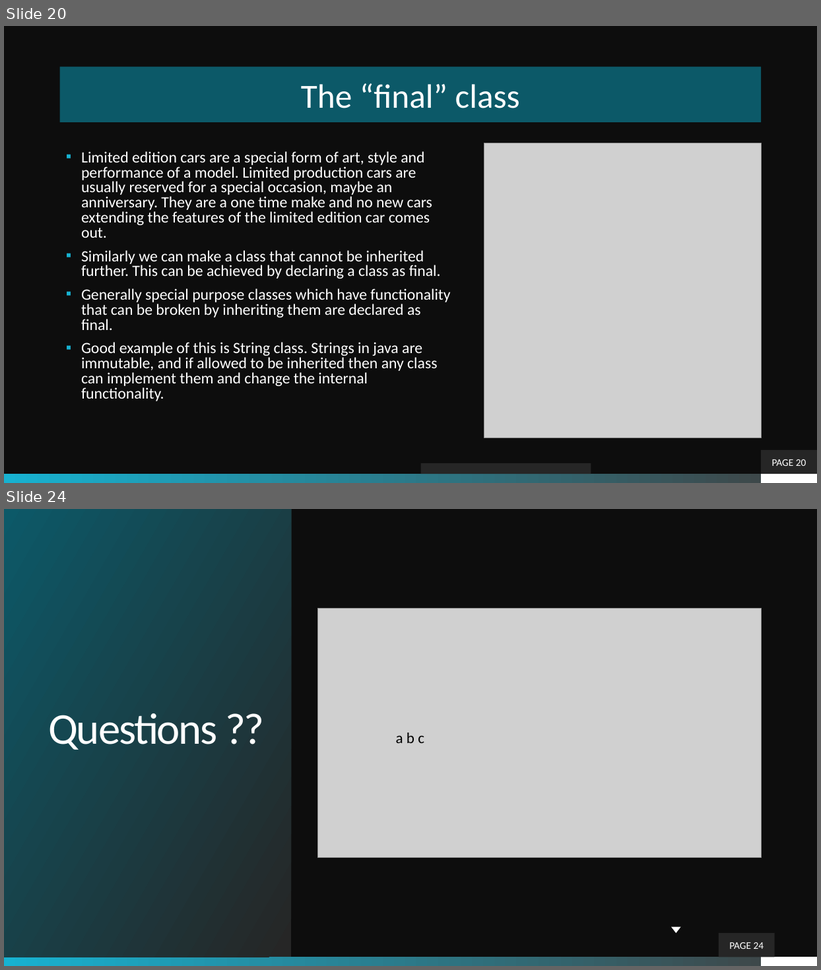
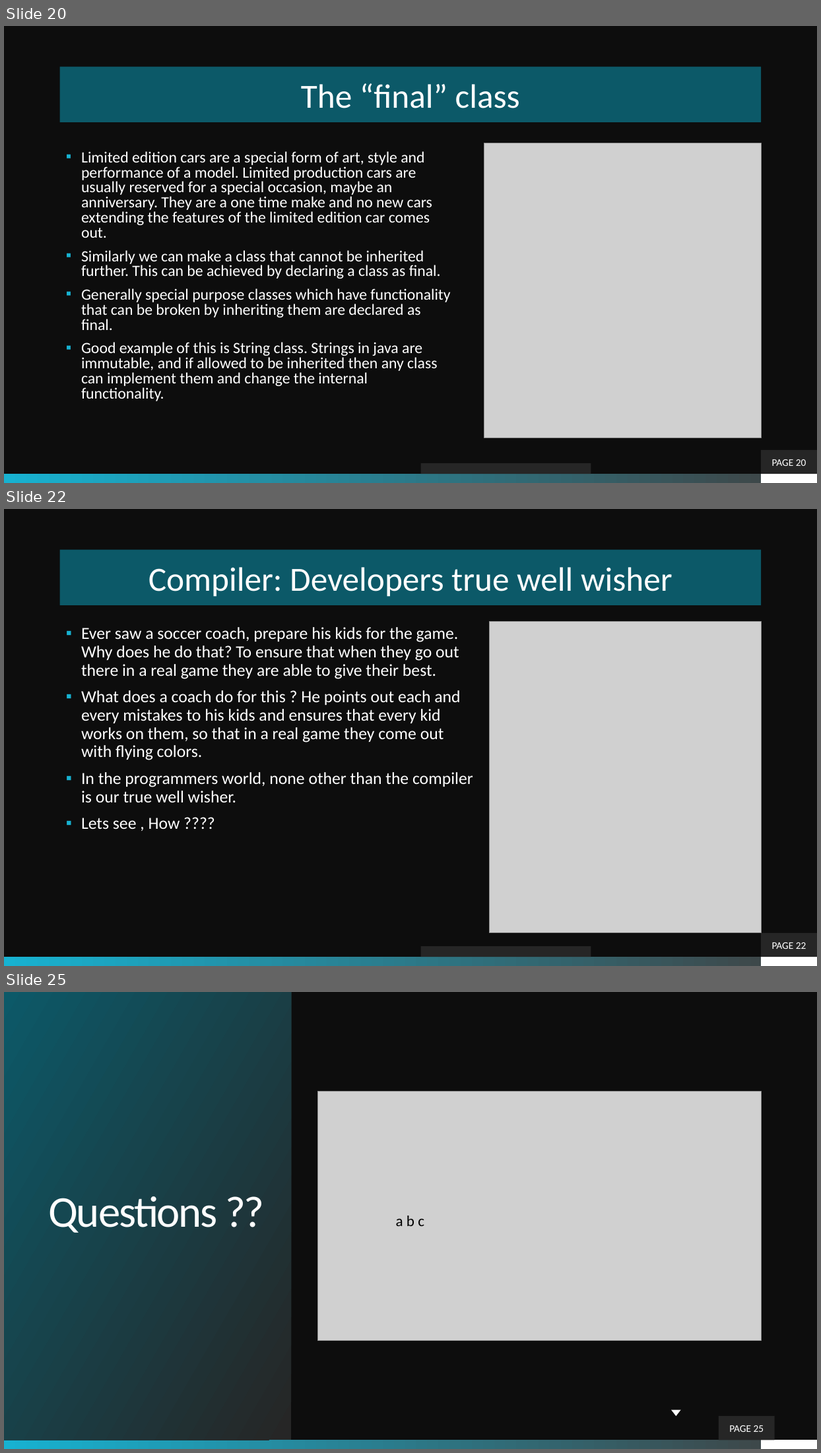
Before and after one commit to theLeonidas/Courses, a slide deck: courseMaterial/Inheritance/Inheritance.pptx. Shown one above the other, each under a label of ours: slides 20 and 24 before the commit, slides 20, 22 and 25 after it; the slides between them are not shown. The pictures are 821x970 and 821x1453 pixels, drawn with LibreOffice and Linux fonts; fonts in the diff are those of the drawing; grey boxes stand for pictures; background and template pictures are left out. Boxes give left, top, right and bottom in pixels: in the first picture for what was removed or moved away, otherwise in the second. Text is boxed around its words. In the diff, an @@ line names an element or a change of style, - is before the commit and + after.

```diff
--- a/courseMaterial/Inheritance/Inheritance.pptx
+++ b/courseMaterial/Inheritance/Inheritance.pptx
@@ slide 22 added at [4,509,817,966], background picture (left out); not listed: 2 template elements that a slide beside it also shows @@
@@ title added at [60,550,762,605], fill #0C5968, 40 pt, text #FFFFFF @@
+Compiler: Developers true well wisher
@@ text added at [81,627,473,829], 20 pt, text #FFFFFF @@
+▪ Ever saw a soccer coach, prepare his kids for the game. Why does he do that? To ensure that when they go out there in a real game they are able to give their best.
+▪ What does a coach do for this ? He points out each and every mistakes to his kids and ensures that every kid works on them, so that in a real game they come out with flying colors.
+▪ In the programmers world, none other than the compiler is our true well wisher.
+▪ Lets see , How ????
@@ picture added at [490,622,762,933] @@
@@ page number added at [762,933,817,957], fill #262626, 12 pt, text #FFFFFF @@
+PAGE 22
@@ rectangle added at [420,947,591,957], fill #262626 @@
@@ what was slide 24 is now slide 25 @@
@@ page number at [729,1426,764,1432]: text changed @@
-PAGE 24
+PAGE 25
```
Also in this commit, not shown: 2 slides changed, 1 other slide added, 1 slide removed, 16 other files.
